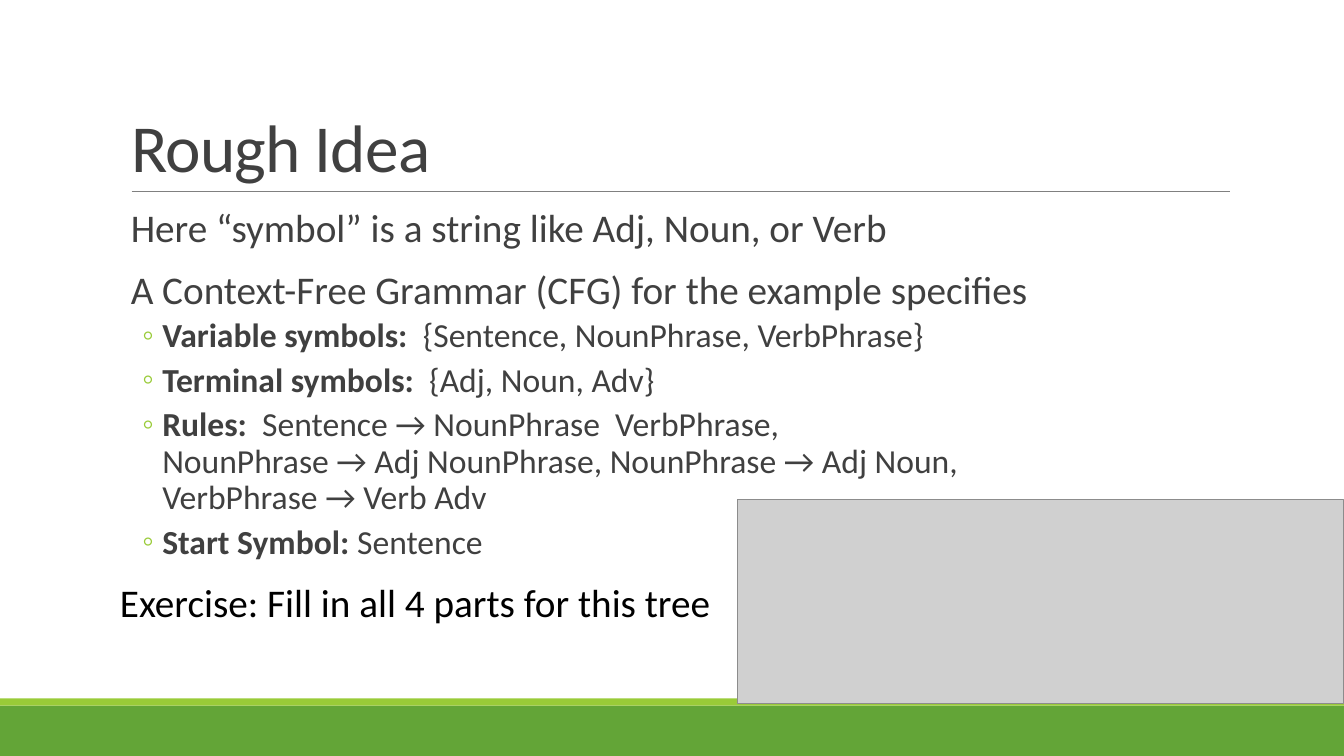
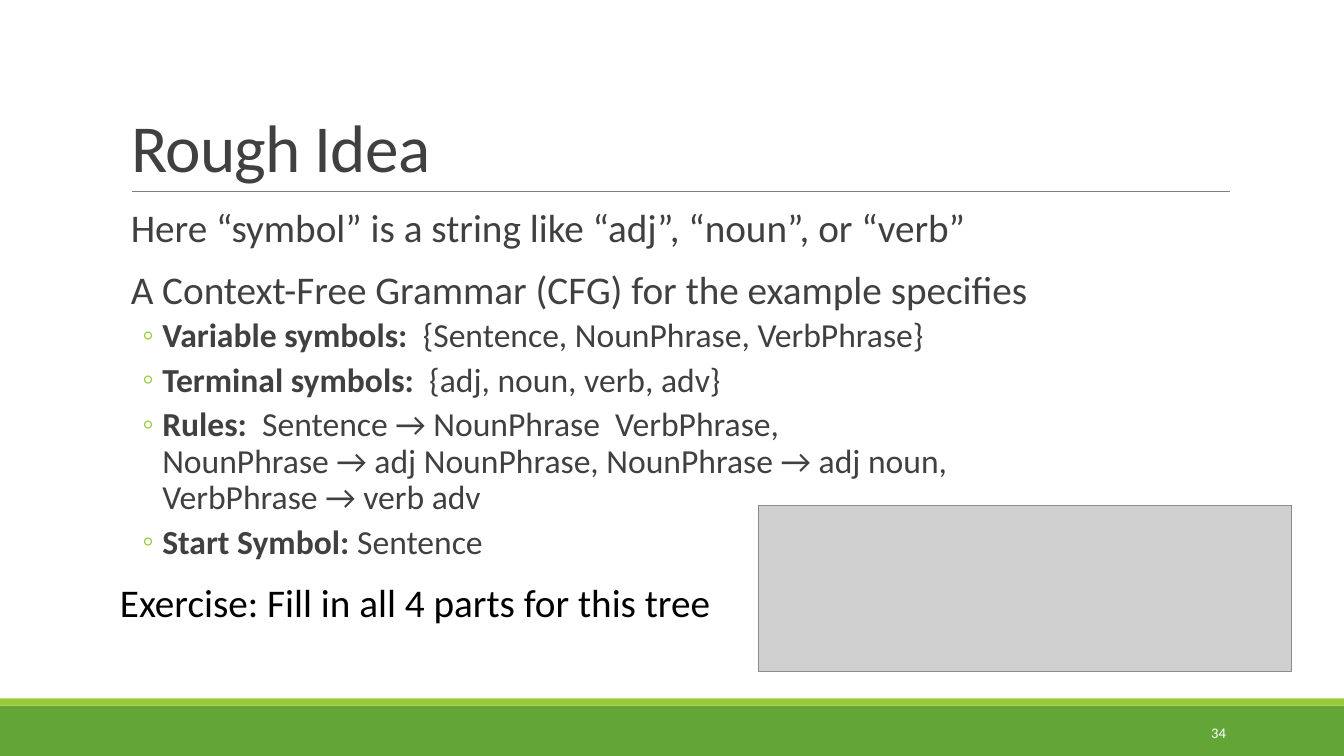
Before and after one commit to rbohrer/pl-course, a slide deck: slide 34 of LectureSlides/03Parsing.pptx (slide 39 before the commit). Drawn at 1344x756 pixels with LibreOffice and Linux fonts; fonts in the diff are those of the drawing; grey boxes stand for pictures. Boxes give left, top, right and bottom in pixels: in the first picture for what was removed or moved away, otherwise in the second. Text is boxed around its words. In the diff, an @@ line names an element or a change of style, - is before the commit and + after.

```diff
--- a/LectureSlides/03Parsing.pptx
+++ b/LectureSlides/03Parsing.pptx
@@ text at (131, 214, 965, 249): text changed @@
-  Here “symbol” is a string like Adj, Noun, or Verb
+  Here “symbol” is a string like “adj”, “noun”, or “verb”
@@ text at (162, 367, 947, 510): text changed @@
-  ◦ Terminal symbols: {Adj, Noun, Adv}
-  ◦ Rules: Sentence → NounPhrase VerbPhrase,
-    NounPhrase → Adj NounPhrase, NounPhrase → Adj Noun,
-    VerbPhrase → Verb Adv
+  ◦ Terminal symbols: {adj, noun, verb, adv}
+  ◦ Rules: Sentence → NounPhrase VerbPhrase,
+    NounPhrase → adj NounPhrase, NounPhrase → adj noun,
+    VerbPhrase → verb adv
@@ picture: place and size @@
-picture at (737, 500, 1344, 704)
+picture at (758, 505, 1292, 671)
@@ page number added at (1211, 728, 1226, 738), 10.5 pt, text #FFFFFF @@
+34
```
Also in this commit, not shown: 66 other slides changed, 5 slides added, 4 other files.
